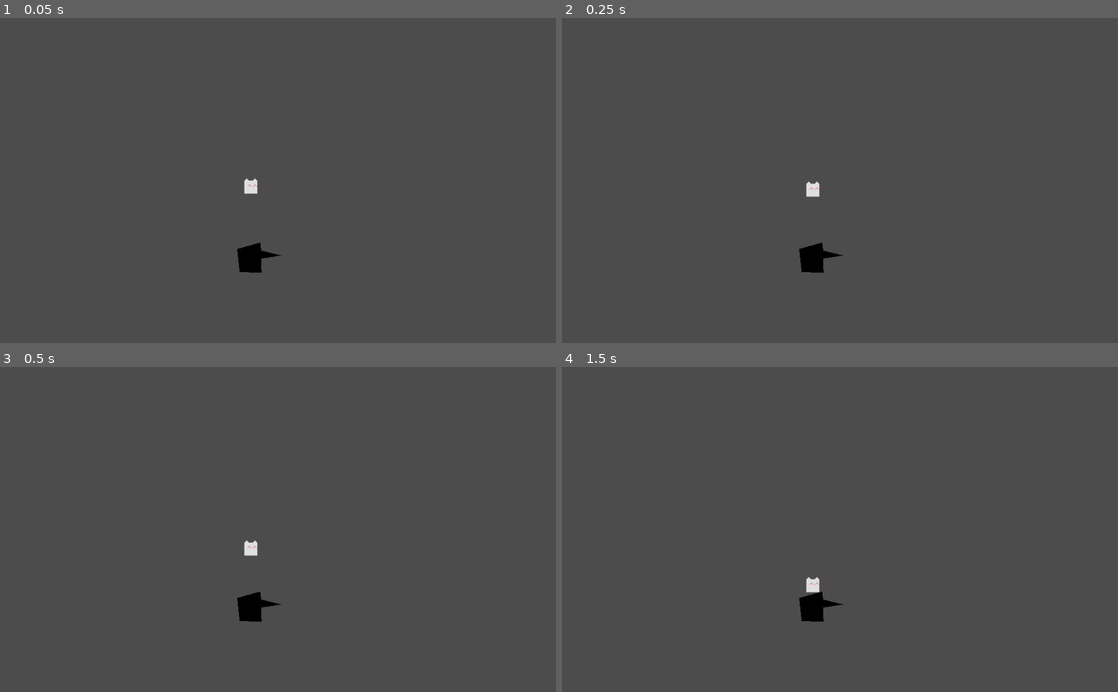
Above: before the commit, frames 1-4 (two rows, left to right).
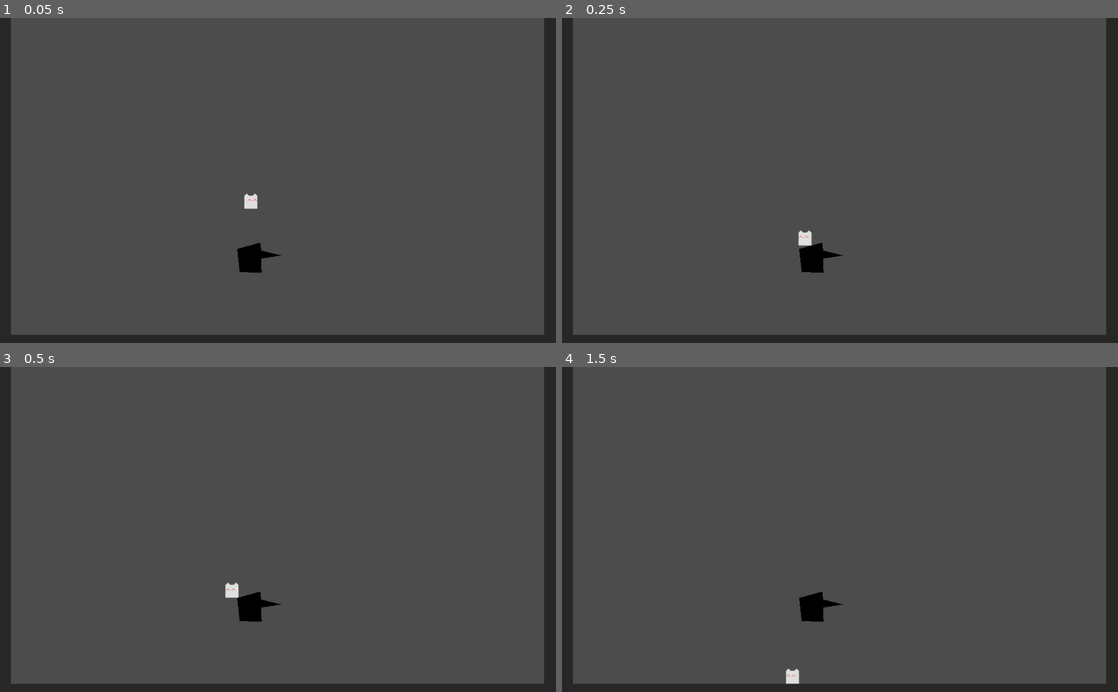
Above: after the commit, the same moments.

Repository: Chris-Qinn/Wolf-2
Game: Godot game, scene res://GameLevel.tscn
Two runs of this game, one before a commit and one after it. Both use one fixed random seed, a clock stepped at 60 frames per second and the inputs below.
Inputs:
- Up to frame 1 (0.05 s): no input
- Up to frame 2 (0.25 s): no input
- Up to frame 3 (0.5 s): no input
- Up to frame 4 (1.5 s): tap Enter at 1.25 s

The runs differ from the first frame. In frame 1, 6.8% of the frame differs, in the area x 0-100%, y 0-100%; in frame 2, 6.8%; in frame 3, 6.8%; in frame 4, 6.8%.

Commit message:
controls tightened
woot woot

Diff:
--- a/GameLevel.tscn
+++ b/GameLevel.tscn
@@ -10,3 +10,16 @@
 
 [node name="platform\?" parent="." instance=ExtResource( 2 )]
 position = Vector2( 471, 437 )
+
+[node name="KinematicBody2D" type="KinematicBody2D" parent="."]
+
+[node name="CollisionPolygon2D" type="CollisionPolygon2D" parent="KinematicBody2D"]
+polygon = PoolVector2Array( 20, -7.642, 20, 585, 1002, 585, 1002, -5.057, 1042.91, -5.05682, 1044.21, 620.443, -15.5258, 612.689, -11.6487, -17.9804 )
+one_way_collision_margin = 0.0
+__meta__ = {
+"_editor_description_": ""
+}
+
+[node name="Polygon2D" type="Polygon2D" parent="KinematicBody2D/CollisionPolygon2D"]
+color = Color( 0.164706, 0.152941, 0.152941, 1 )
+polygon = PoolVector2Array( 20, -7.642, 20, 585, 1002, 585, 1002, -5.057, 1042.91, -5.05682, 1044.21, 620.443, -15.5258, 612.689, -11.6487, -17.9804 )
--- a/Wolf.tscn
+++ b/Wolf.tscn
@@ -23,8 +23,7 @@
 [node name="CollisionShape2D" type="CollisionShape2D" parent="KinematicBody2D"]
 shape = SubResource( 1 )
 
-[node name="AnimatedSprite" type="AnimatedSprite" parent="KinematicBody2D"]
+[node name="WolfSprite" type="AnimatedSprite" parent="KinematicBody2D"]
 frames = SubResource( 2 )
 animation = "move"
-frame = 1
 playing = true
--- a/project.godot
+++ b/project.godot
@@ -19,16 +19,26 @@
 run/main_scene="res://GameLevel.tscn"
 config/icon="res://icon.png"
 
+[display]
+
+window/size/resizable=false
+window/size/fullscreen=true
+
 [input]
 
 right={
-"deadzone": 0.5,
+"deadzone": 0.3,
 "events": [ Object(InputEventJoypadMotion,"resource_local_to_scene":false,"resource_name":"","device":0,"axis":0,"axis_value":1.0,"script":null)
  ]
 }
 left={
+"deadzone": 0.3,
+"events": [ Object(InputEventJoypadMotion,"resource_local_to_scene":false,"resource_name":"","device":0,"axis":0,"axis_value":-1.0,"script":null)
+ ]
+}
+jump={
 "deadzone": 0.5,
-"events": [ Object(InputEventJoypadMotion,"resource_local_to_scene":false,"resource_name":"","device":0,"axis":0,"axis_value":-1.0,"script":null)
+"events": [ Object(InputEventJoypadButton,"resource_local_to_scene":false,"resource_name":"","device":0,"button_index":0,"pressure":0.0,"pressed":false,"script":null)
  ]
 }
 
--- a/scripts/Wolf_Movement.gd
+++ b/scripts/Wolf_Movement.gd
@@ -4,15 +4,25 @@
 # Declare member variables here. Examples:
 # var a = 2
 # var b = "text"
-var walkspeed = 150.0
-var jumpvelocity = 150.0
-var gravityscale = 200.0
+var movespeed = 280
+var jumpvelocity = 10.0
+var gravityscale = 500.0
 var velocity = Vector2()
-
+var acceleration = Vector2()
+var is_on_surface;
+var surface_normal;
+var jump_buffer;
+var jumping;
 
 # Called when the node enters the scene tree for the first time.
 func _ready():
-	pass # Replace with function body.
+	velocity.x = 0;
+	velocity.y = 0;
+	acceleration.x = 0;
+	acceleration.y = 2;
+	jump_buffer = 0;
+
+
 
 
 # Called every frame. 'delta' is the elapsed time since the previous frame.
@@ -22,15 +32,62 @@
 func get_input():
 
 	var LRJoy = Input.get_action_strength("right") - Input.get_action_strength("left")
-	velocity.x = LRJoy*walkspeed
+	acceleration.x = LRJoy
 
+	if is_on_surface and Input.is_action_just_pressed("jump") and (surface_normal.y < -0.5 or velocity.y == 0):
+		jumping = true
+		jump_buffer = 0.15;
+	elif Input.is_action_pressed("jump") and jump_buffer > 0:
+		jumping = true
+	else:
+		jumping = false
+		jump_buffer = 0
 
 
 func _physics_process(delta):
+	# print(delta)
+	get_input()
 
-	get_input()
-	var motion = velocity*delta
-	velocity.y += delta*gravityscale
+	if jumping:
+		velocity.y = -5
+	else:
+		velocity.y += acceleration.y*30*delta
+
+	if jump_buffer > 0:
+		jump_buffer -= delta;
+		print(jump_buffer)
+
+	velocity.y = min(velocity.y, 6.6)
+	if acceleration.x == 0:
+		acceleration.x = -velocity.x
+	velocity.x += acceleration.x*30*delta
+
+	velocity.x = min( max(-1.5*Input.get_action_strength("left"), velocity.x), 1.5*Input.get_action_strength("right") )
+
+	if is_on_surface == false:
+		velocity.x *= 1.8
+	else:
+		velocity.x *= 1.2
+	if velocity.x > 0:
+		$"WolfSprite".flip_h = false;
+	elif velocity.x < 0:
+		$"WolfSprite".flip_h = true;
+
+	var motion = velocity*delta*movespeed
+
 	var collision = move_and_collide(motion)
 	if collision:
+		#velocity -= velocity * velocity.dot(collision.normal);
+		var slide = collision.remainder.slide(collision.normal);
 		velocity = velocity.slide(collision.normal)
+		move_and_collide(slide)
+		is_on_surface = true;
+		surface_normal = collision.normal
+		jump_buffer = 0;
+	else:
+		is_on_surface = false;
+
+	if velocity.x > 0:
+		$"WolfSprite".flip_h = false;
+	elif velocity.x < 0:
+		$"WolfSprite".flip_h = true;
Not shown, added: PlaceholderSFX/1_bump.ogg.import
Not shown, added: PlaceholderSFX/2_bump.ogg.import
Not shown, added: PlaceholderSFX/3_chatter.ogg.import
Not shown, added: PlaceholderSFX/4_flap.ogg.import
Not shown, added: PlaceholderSFX/5_checkpoint.ogg.import
Not shown, added: PlaceholderSFX/6_goalriser.ogg.import
Not shown, added: PlaceholderSFX/7_bouncyjump.ogg.import
